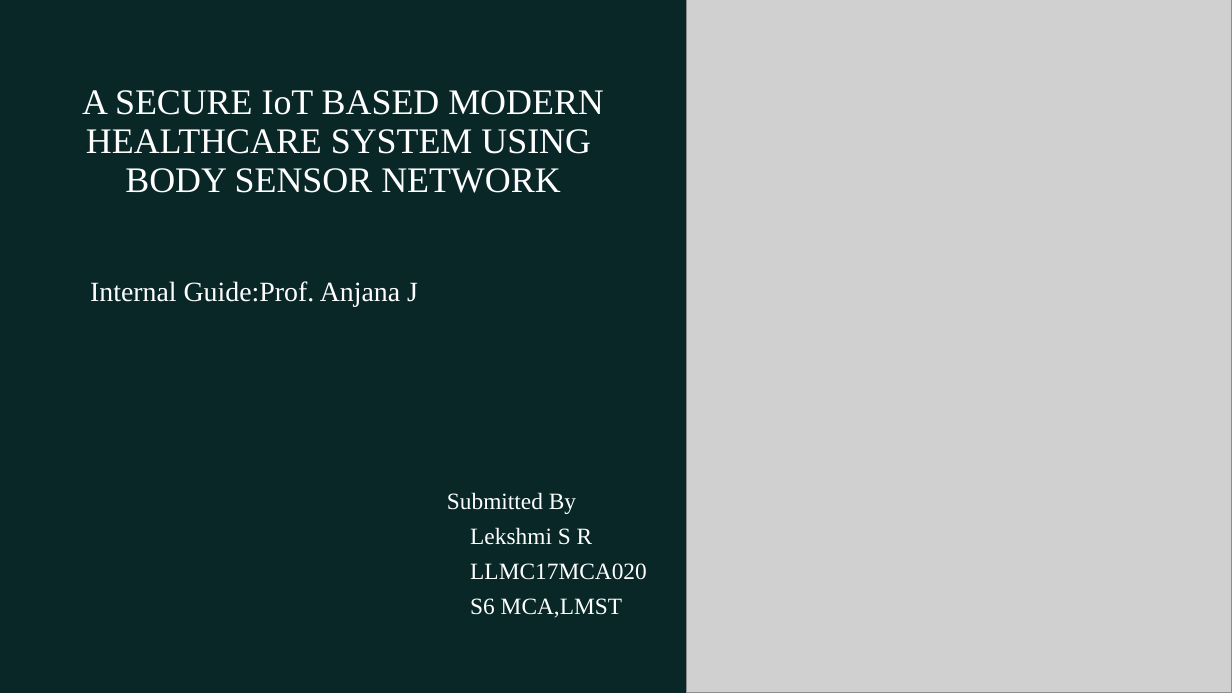
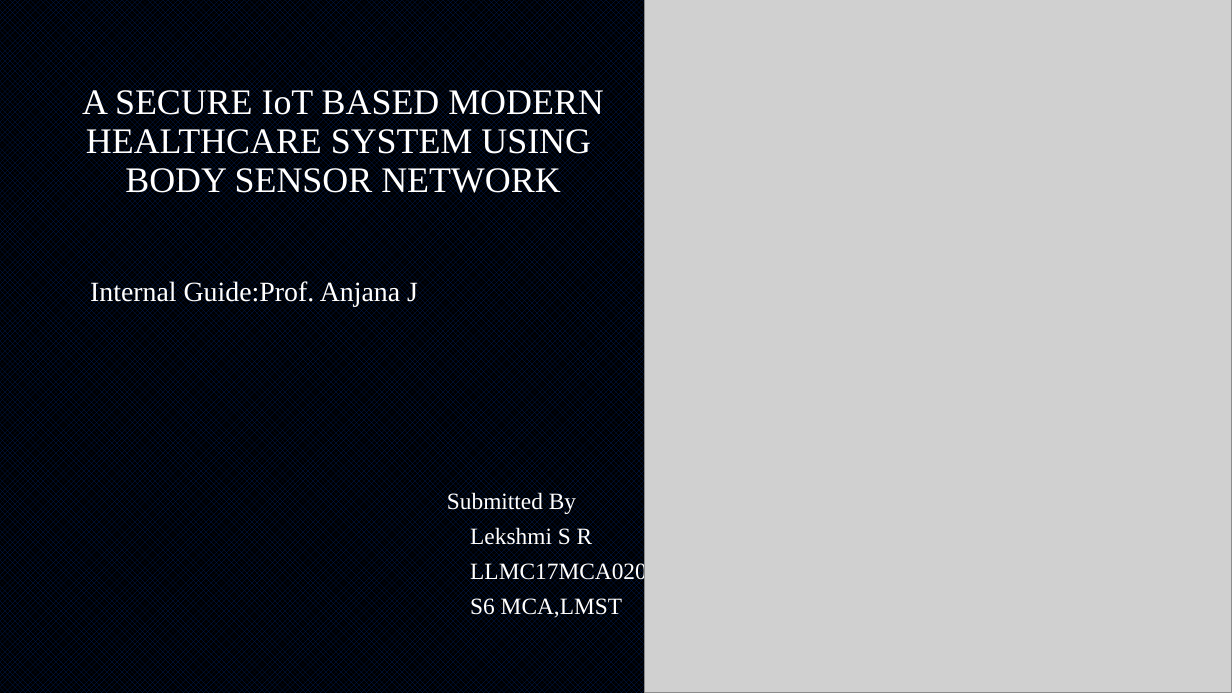
Before and after one commit to Lekshmisr95/body-sensor-network, a slide deck: slide 3 of Presentation Cover Option 1.pptx (slide 6 before the commit). Drawn at 1232x693 pixels with LibreOffice and Linux fonts; fonts in the diff are those of the drawing; grey boxes stand for pictures. Boxes give left, top, right and bottom in pixels: in the first picture for what was removed or moved away, otherwise in the second. Text is boxed around its words. In the diff, an @@ line names an element or a change of style, - is before the commit and + after.

```diff
--- a/Presentation Cover Option 1.pptx
+++ b/Presentation Cover Option 1.pptx
@@ background #092727 to pattern #002060 on #000000 @@
@@ picture: place and size @@
-picture at (686, 0, 1232, 693)
+picture at (645, 0, 1232, 693)
```
Also in this commit, not shown: 11 other slides changed, 12 slides added, 6 slides removed, 15 other files.
